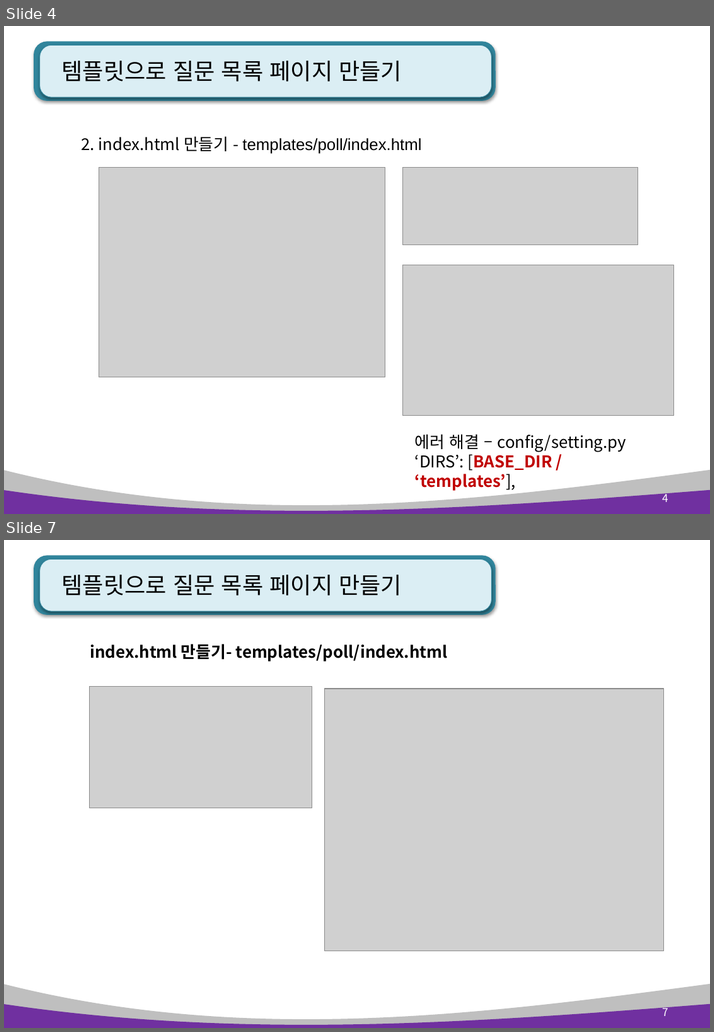
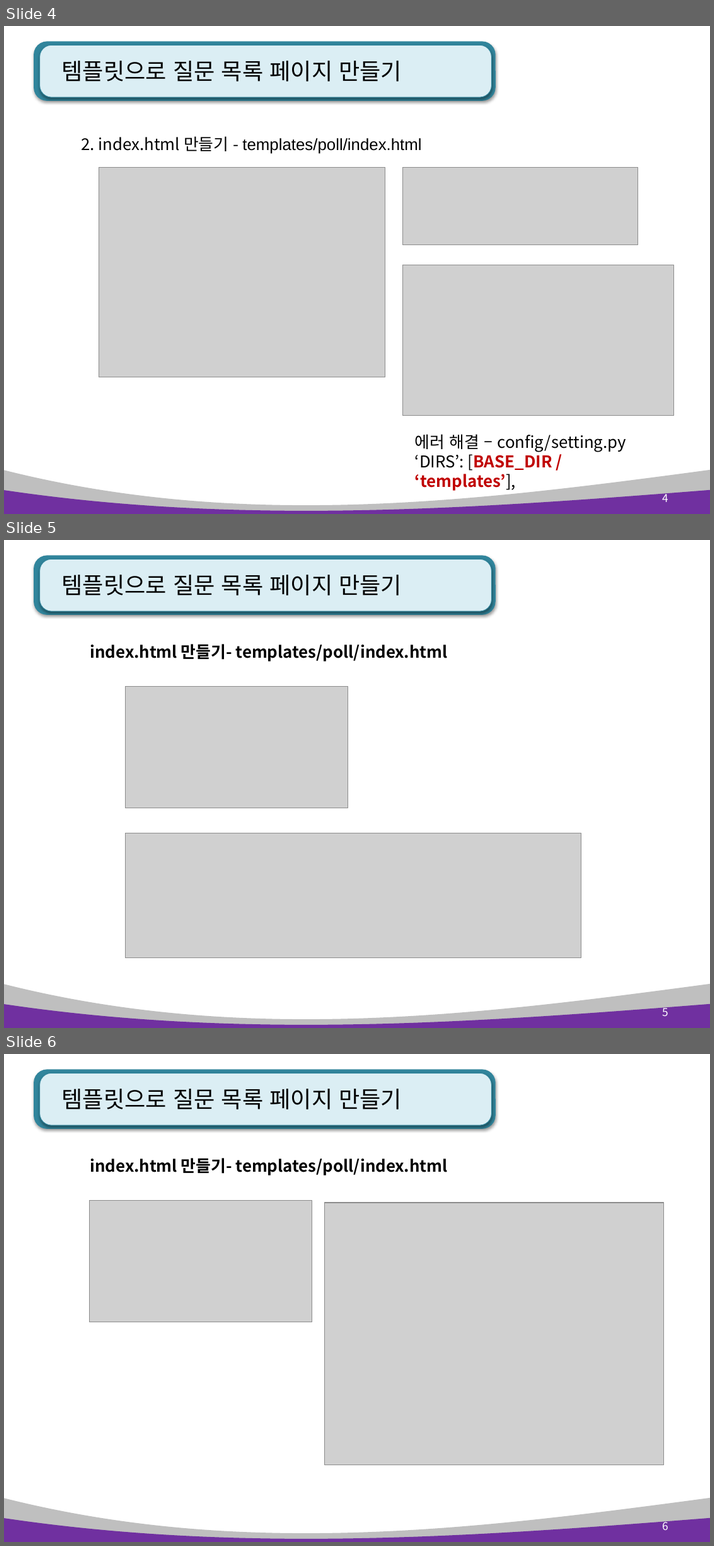
Before and after one commit to kiyongee2/green_project_web, a slide deck: django_ppt/polls_ppt/polls 3장. 템플릿 - html.pptx. Shown one above the other, each under a label of ours: slides 4 and 7 before the commit, slides 4, 5 and 6 after it; the slides between them are not shown. The pictures are 714x1032 and 714x1546 pixels, drawn with LibreOffice and Linux fonts; fonts in the diff are those of the drawing; grey boxes stand for pictures. Boxes give left, top, right and bottom in pixels: in the first picture for what was removed or moved away, otherwise in the second. Text is boxed around its words. In the diff, an @@ line names an element or a change of style, - is before the commit and + after.

```diff
--- a/django_ppt/polls_ppt/polls 3장. 템플릿 - html.pptx
+++ b/django_ppt/polls_ppt/polls 3장. 템플릿 - html.pptx
@@ slide 5 added at [4,540,710,1028], background #FFFFFF; not listed: 4 template elements that a slide beside it also shows @@
@@ title added at [61,575,402,595], 25.2 pt, text #000000 @@
+템플릿으로 질문 목록 페이지 만들기
@@ text added at [90,644,448,662], 18 pt, text #000000, bold @@
+index.html 만들기- templates/poll/index.html
@@ picture added at [125,687,348,808] @@
@@ picture added at [125,833,580,958] @@
@@ page number added at [662,1006,668,1016], 12 pt, text #FFFFFF @@
+5
@@ what was slide 7 is now slide 6 @@
@@ page number at [662,1520,668,1530]: text changed @@
-7
+6
```
Also in this commit, not shown: 1 slide changed, 17 other files.
